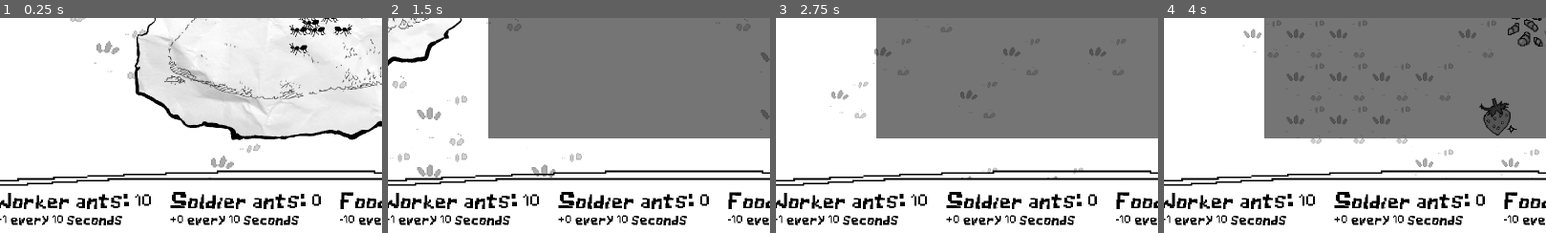
Above: before the commit, frames 1-4 (left to right).
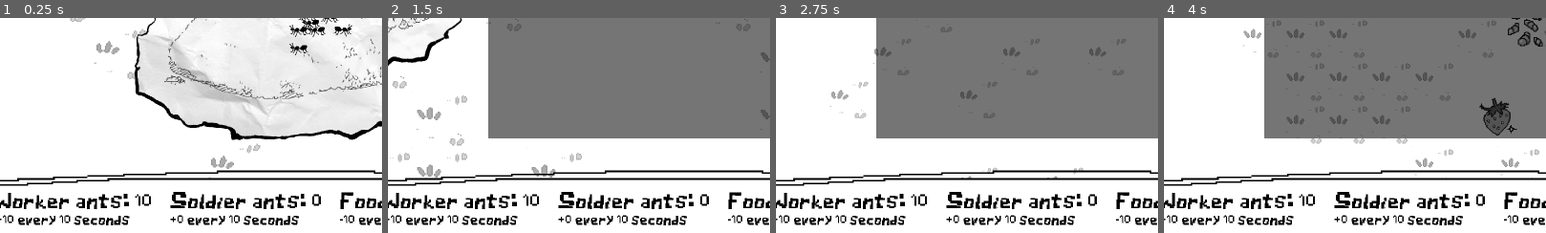
Above: after the commit, the same moments.

Repository: BongHead/GameJam2026
Game: Godot game, scene res://World.tscn
The game is run twice, just before and just after one commit, with the same random seed, the same clock (stepped at 60 frames per second) and the same inputs.
Inputs (mouse positions are % of the whole screen's width and height, from its top left):
- Up to frame 1 (0.25 s): no input
- Up to frame 2 (1.5 s): move the mouse to (48, 49) at 0.52 s; hold D (right) 0.53-1.28 s; tap Mouse wheel down (wheel_down) at 0.6 s; click (48, 49) at 0.67 s; move the mouse to (30, 55) at 1.27 s; hold S (down) from 1.28 s (still down); tap Mouse wheel up (wheel_up) at 1.35 s
- Up to frame 3 (2.75 s): move the mouse to (60, 28) at 2.02 s; release S (down) at 2.03 s; hold D (right) from 2.03 s (still down); tap Mouse wheel down (wheel_down) at 2.1 s
- Up to frame 4 (4 s): move the mouse to (45, 70) at 2.77 s; release D (right) at 2.78 s; hold W (up) 2.78-3.53 s; tap Mouse wheel up (wheel_up) at 2.85 s; click (45, 70) at 2.92 s; move the mouse to (80, 65) at 3.52 s; hold A (left) from 3.53 s (still down); tap Mouse wheel down (wheel_down) at 3.6 s
The pictures show only the part of the screen within x 8-58%, y 49-99%; the shares and areas given below are measured in that part.

The runs differ from the first frame. In frame 1, 0.8% of the frame differs, in the area x 2-34%, y 91-97%; in frame 2, 0.8%; in frame 3, 0.8%; in frame 4, 0.8%.

Commit message:
increase worker gen

Diff:
--- a/gamejam2026/world.gd
+++ b/gamejam2026/world.gd
@@ -84,7 +84,7 @@
 
 var worker_ants = 10
 var soldier_ants = 0
-var worker_generation = 1
+var worker_generation = 10
 var soldier_generation = 0
 var total_generation = worker_generation + soldier_generation
 var worker_upkeep = 1
Not shown: 1 places in gamejam2026/base_menu_ui.tscn that only renumber resources
